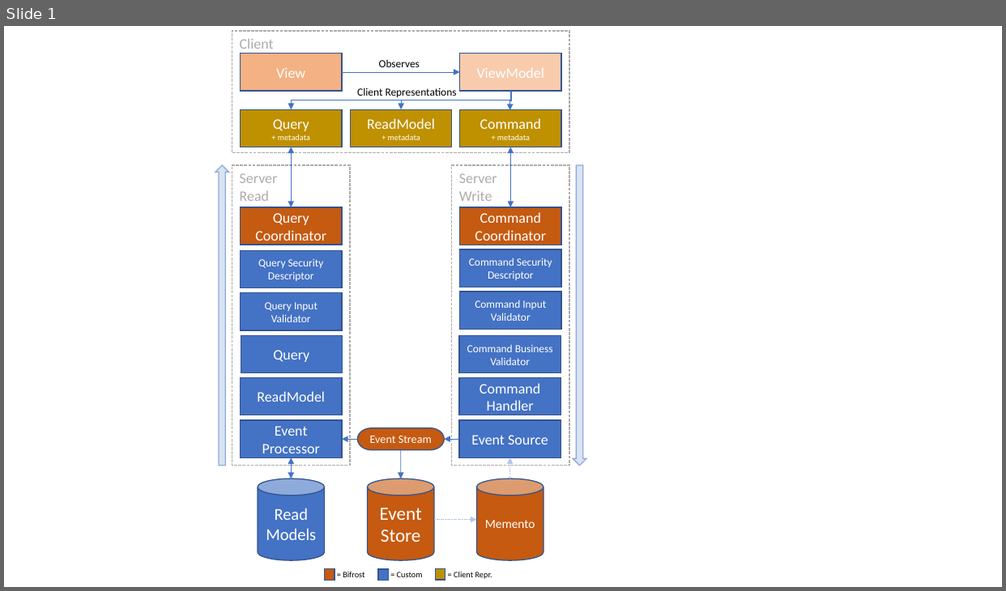
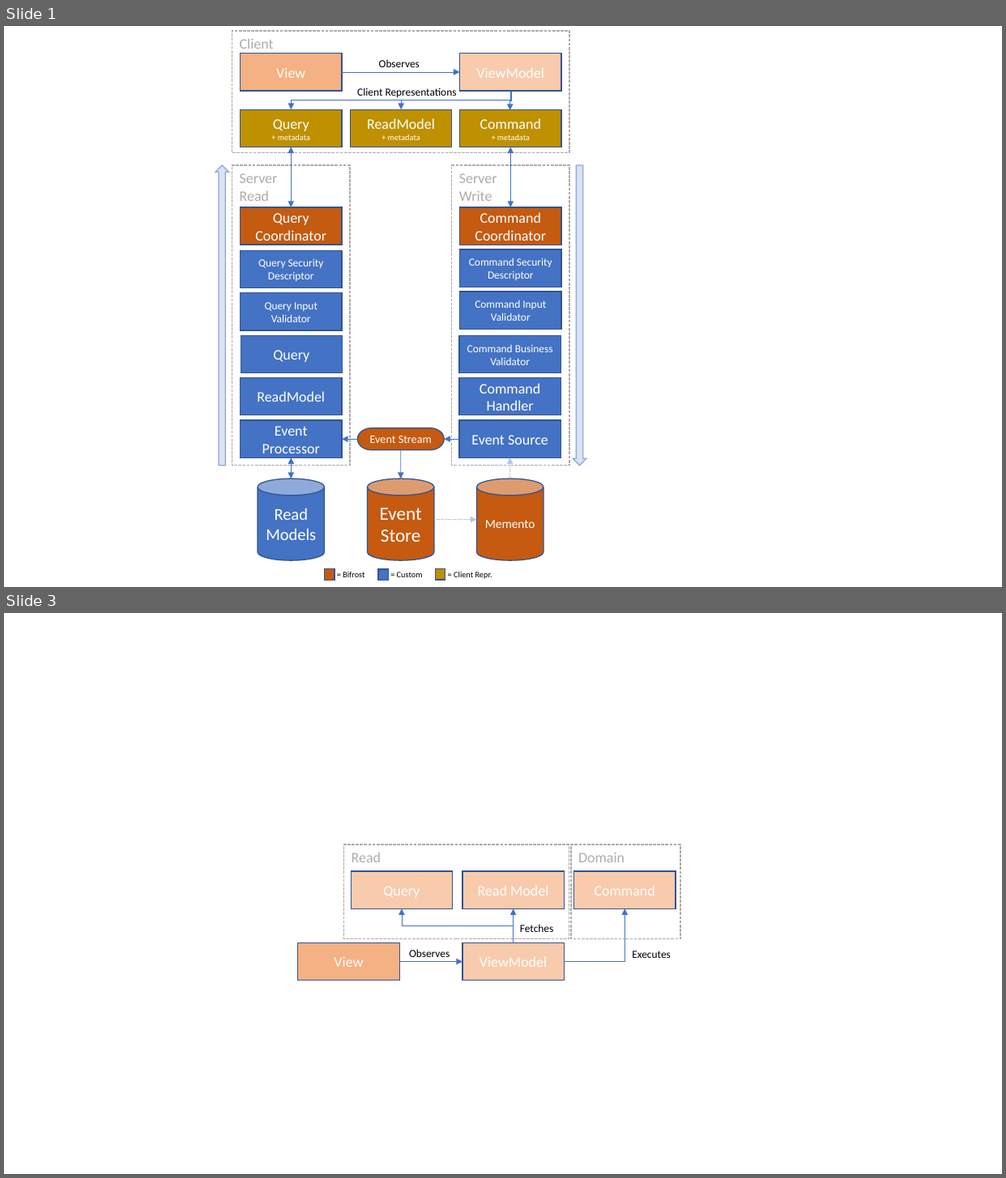
Before and after one commit to dolittle/Bifrost, a slide deck: Documentation/Diagrams.pptx. Shown one above the other, each under a label of ours: slide 1 before the commit, slides 1 and 3 after it; the slides between them are not shown. The pictures are 1006x591 and 1006x1178 pixels, drawn with LibreOffice and Linux fonts; fonts in the diff are those of the drawing. Boxes give left, top, right and bottom in pixels: in the first picture for what was removed or moved away, otherwise in the second. Text is boxed around its words. In the diff, an @@ line names an element or a change of style, - is before the commit and + after.

```diff
--- a/Documentation/Diagrams.pptx
+++ b/Documentation/Diagrams.pptx
@@ slide 3 added at <box>4,613,1002,1174</box>, background #FFFFFF @@
@@ rectangle added at <box>344,845,569,939</box>, outline #AFABAB 1 pt dashed, 14 pt, text #AFABAB @@
+Read
@@ rectangle added at <box>572,845,681,939</box>, outline #AFABAB 1 pt dashed, 14 pt, text #AFABAB @@
+Domain
@@ rectangle added at <box>351,871,453,909</box>, fill #F8CBAD, outline #325491 1 pt, 14 pt, text #FFFFFF @@
+Query
@@ rectangle added at <box>462,871,564,909</box>, fill #F8CBAD, outline #325491 1 pt, 14 pt, text #FFFFFF @@
+Read Model
@@ rectangle added at <box>574,871,676,909</box>, fill #F8CBAD, outline #325491 1 pt, 14 pt, text #FFFFFF @@
+Command
@@ elbow arrow added from (513, 943) to (402, 909), #4472C4 0.5 pt @@
@@ arrow added from (513, 943) to (513, 909), #4472C4 0.5 pt @@
@@ text added at <box>520,924,553,932</box>, 10.5 pt, text #000000 @@
+Fetches
@@ elbow arrow added from (564, 962) to (624, 909), #4472C4 0.5 pt @@
@@ rectangle added at <box>298,943,400,981</box>, fill #F4B183, outline #325491 1 pt, 14 pt, text #FFFFFF @@
+View
@@ text added at <box>409,949,450,957</box>, 10.5 pt, text #000000 @@
+Observes
@@ rectangle added at <box>462,943,564,981</box>, fill #F8CBAD, outline #325491 1 pt, 14 pt, text #FFFFFF @@
+ViewModel
@@ text added at <box>632,951,671,958</box>, 10.5 pt, text #000000 @@
+Executes
@@ arrow added from (399, 962) to (462, 962), #4472C4 0.5 pt @@
```
Also in this commit, not shown: 1 other slide added, 1 other file.
